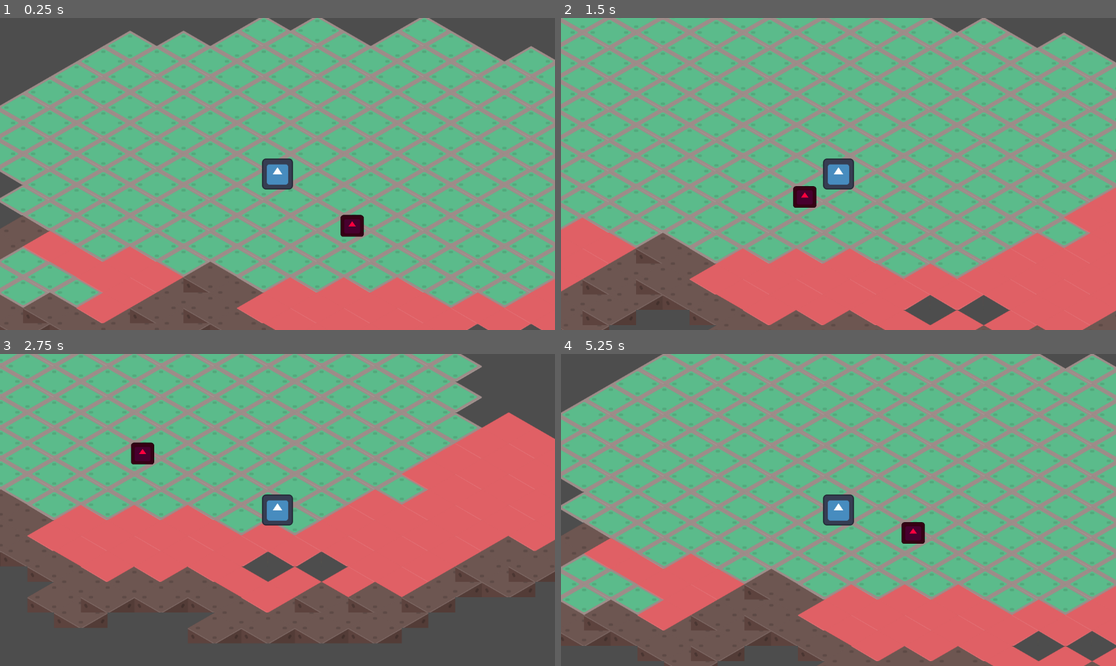
Above: before the commit, frames 1-4 (two rows, left to right).
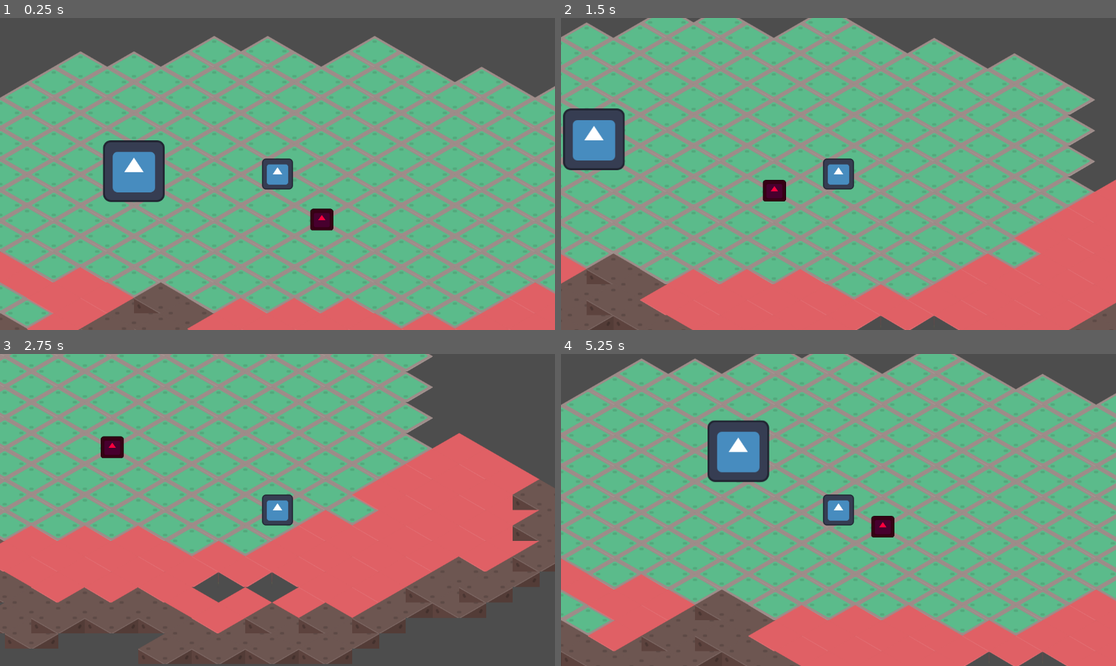
Above: after the commit, the same moments.

Repository: ManuelOteroFernandez/corujam2
Game: Godot game, scene res://testing_level.tscn
Two runs of this game, one before a commit and one after it. Both use one fixed random seed, a clock stepped at 60 frames per second and the inputs below. The engine's default icon, where the game draws it, is replaced by a stand-in: a white triangle on a blue panel in a dark square.
Inputs:
- Up to frame 1 (0.25 s): no input
- Up to frame 2 (1.5 s): tap Enter (ui_accept) at 0.5, 0.77, 0.8, 1.07, 1.35 s; hold D (move_right) 0.53-1.28 s; tap E (interact) at 0.6 s; hold S (move_down) from 1.28 s (still down)
- Up to frame 3 (2.75 s): tap Enter (ui_accept) at 1.52, 1.82, 2.3 s; tap E (interact) at 1.55, 2.1 s; release S (move_down) at 2.03 s; hold D (move_right) from 2.03 s (still down)
- Up to frame 4 (5.25 s): release D (move_right) at 2.78 s; hold W (move_up) 2.78-3.53 s; tap E (interact) at 2.85, 4.35, 5.1 s; tap Enter (ui_accept) at 3.02, 3.32, 3.6, 3.77, 4.07, 4.52, 4.82 s; hold A (move_left) 3.53-5.03 s; hold S (move_down) from 5.03 s (still down)

The runs differ from the first frame. In frame 1, 54% of the frame differs, in the area x 0-100%, y 0-100%; in frame 2, 53%; in frame 3, 45%; in frame 4, 56%.

Commit message:
npc_path

Diff:
--- a/interactors/interactor_test.gd
+++ b/interactors/interactor_test.gd
@@ -1,6 +1,4 @@
 extends "res://interactors/interactor_base.gd".InteractorBase
 
-
 func on_nube_interact(power:Nube.Powers):
-	print(power)
 	print("poder activo {0}".format([power]))
--- /dev/null
+++ b/npc/npc_path.gd
@@ -0,0 +1,34 @@
+extends Path2D
+
+@export var stop_points: Array[float] = []
+@export var speed = 100
+
+@onready var follow = $PathFollow2D
+
+var current_goal = 0
+var is_running = false
+
+func run():
+	is_running = true
+
+func stop():
+	is_running = false
+	if current_goal < stop_points.size() - 1:
+		current_goal += 1
+
+func _process(delta: float) -> void:
+	if not is_running:
+		return
+
+	if follow.progress < stop_points[current_goal]:
+		follow.progress += speed * delta
+
+	else:
+		stop()
+
+
+func _input(event: InputEvent) -> void:
+	if event.is_action("interact"):
+		run()
+	if event.is_action("ui_accept"):
+		stop()
--- /dev/null
+++ b/npc/npc_path.tscn
@@ -0,0 +1,15 @@
+[gd_scene format=3 uid="uid://33i8k6kuf66t"]
+
+[ext_resource type="Script" uid="uid://143wr6ncijpj" path="res://npc/npc_path.gd" id="1_ewxmi"]
+[ext_resource type="Texture2D" uid="uid://3icx4awde8gy" path="res://icon.svg" id="1_npvew"]
+
+[node name="NPC_path" type="Path2D" unique_id=881674550]
+script = ExtResource("1_ewxmi")
+
+[node name="PathFollow2D" type="PathFollow2D" parent="." unique_id=104260282]
+rotation = 0.14943933
+rotates = false
+
+[node name="Icon" type="Sprite2D" parent="PathFollow2D" unique_id=1662405579]
+rotation = -0.14943933
+texture = ExtResource("1_npvew")
--- a/testing_level.tscn
+++ b/testing_level.tscn
@@ -3,6 +3,7 @@
 [ext_resource type="Texture2D" uid="uid://cnfq5o0fm38jk" path="res://abstractTiles_sheet.png" id="1_haa73"]
 [ext_resource type="PackedScene" uid="uid://c1ovovfk1kbhq" path="res://player/nube.tscn" id="2_haa73"]
 [ext_resource type="PackedScene" uid="uid://gnwu87y3yf7q" path="res://interactors/interactorTest.tscn" id="3_b55i6"]
+[ext_resource type="PackedScene" uid="uid://33i8k6kuf66t" path="res://npc/npc_path.tscn" id="4_n3hra"]
 
 [sub_resource type="TileSetAtlasSource" id="TileSetAtlasSource_n3hra"]
 texture = ExtResource("1_haa73")
@@ -48,16 +49,28 @@
 physics_layer_0/collision_layer = 1
 sources/0 = SubResource("TileSetAtlasSource_n3hra")
 
+[sub_resource type="Curve2D" id="Curve2D_n3hra"]
+_data = {
+"points": PackedVector2Array(-30.87938, 1.5289631, 30.87938, -1.5289631, 91, 25, 0, 0, 0, 0, 332, -151, 0, 0, 0, 0, 562, -174, 0, 0, 0, 0, 517, 52, 0, 0, 0, 0, 449, 229, 0, 0, 0, 0, 196, 268, 0, 0, 0, 0, -97, 214, 0, 0, 0, 0, -219, -9, 0, 0, 0, 0, -93, -244, 0, 0, 0, 0, 133, -318, 0, 0, 0, 0, 116, -127, 0, 0, 0, 0, 626, -47, 0, 0, 0, 0, 720, -215, 0, 0, 0, 0, 91, 25)
+}
+point_count = 14
+
 [node name="Node2D" type="Node2D" unique_id=1091215993]
 
 [node name="TileMapLayer" type="TileMapLayer" parent="." unique_id=198143813]
+position = Vector2(-55.805, 0)
 tile_map_data = PackedByteArray("AAAAAAAAAAABAAAAAAABAAAAAAABAAAAAAAAAP//AAABAAAAAAACAAAAAAABAAAAAAABAP//AAABAAAAAAADAA …(4704 unchanged characters)…
 tile_set = SubResource("TileSet_th68x")
 
 [node name="InteractorTest" parent="." unique_id=983774299 instance=ExtResource("3_b55i6")]
-position = Vector2(794, 246)
+position = Vector2(778, 190)
 
 [node name="Nube" parent="." unique_id=774090252 instance=ExtResource("2_haa73")]
-position = Vector2(639, 138)
+position = Vector2(686, 95)
 
 [node name="Camera2D" type="Camera2D" parent="Nube" unique_id=112134721]
+
+[node name="NPC_path" parent="." unique_id=819550756 instance=ExtResource("4_n3hra")]
+position = Vector2(297, 64)
+curve = SubResource("Curve2D_n3hra")
+stop_points = Array[float]([300.0, 700.0, 1000.0, 500000.0])
Not shown, added: npc/npc_path.gd.uid
